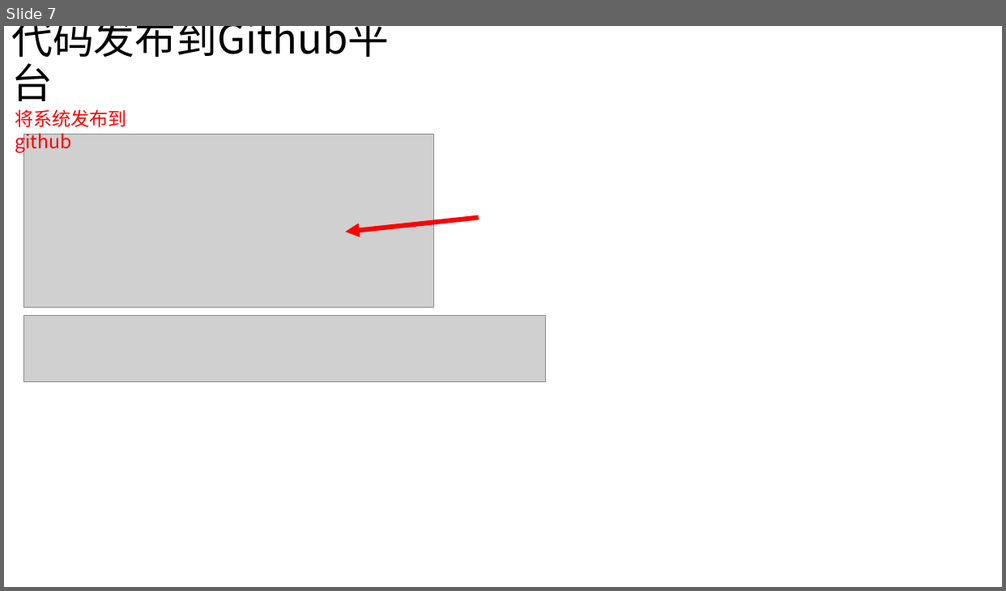
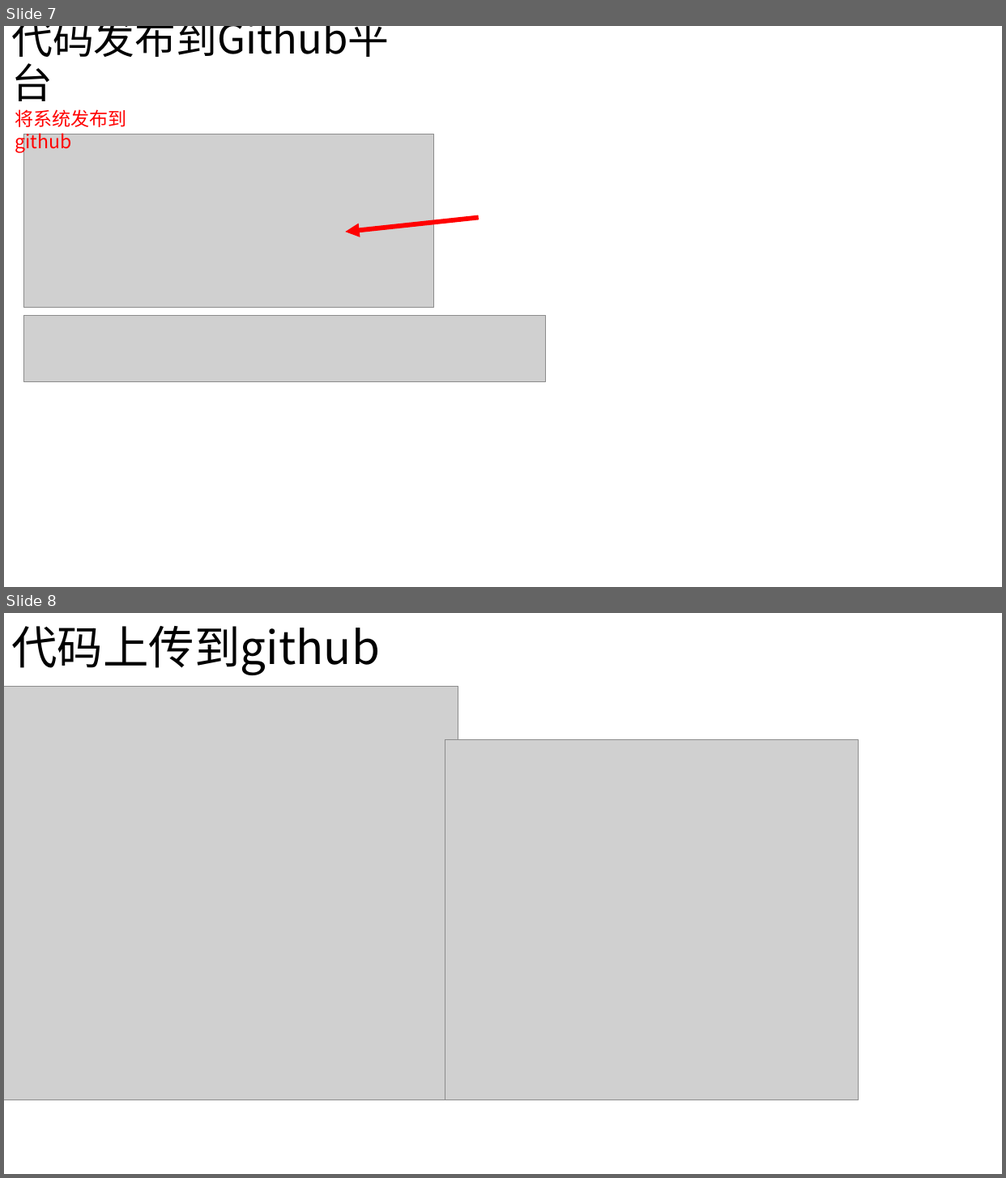
Before and after one commit to a0956610123/mytolist, a slide deck: doc/操作手册.pptx. Shown one above the other, each under a label of ours: slide 7 before the commit, slides 7 and 8 after it. The pictures are 1006x591 and 1006x1178 pixels, drawn with LibreOffice and Linux fonts; fonts in the diff are those of the drawing; grey boxes stand for pictures. Boxes give left, top, right and bottom in pixels: in the first picture for what was removed or moved away, otherwise in the second. Text is boxed around its words. In the diff, an @@ line names an element or a change of style, - is before the commit and + after.

```diff
--- a/doc/操作手册.pptx
+++ b/doc/操作手册.pptx
@@ slide 8 added at (4,613,1002,1174), background #FFFFFF @@
@@ title added at (11,626,380,675), 44 pt, text #000000 @@
+代码上传到github
@@ picture added at (4,687,458,1101) @@
@@ picture added at (445,739,859,1100) @@
```
Also in this commit, not shown: 1 slide changed, 3 other slides added, 4 slides removed, 1 other file.
